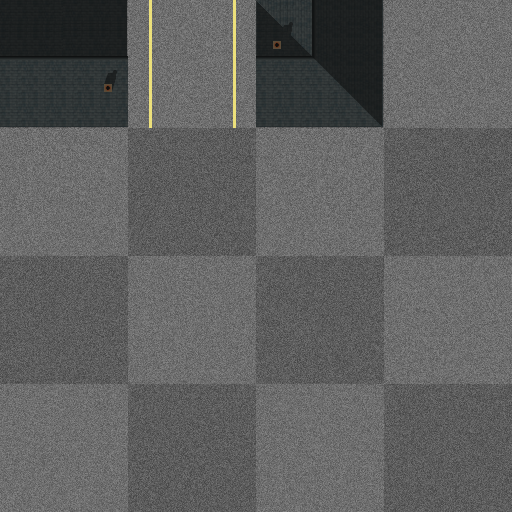
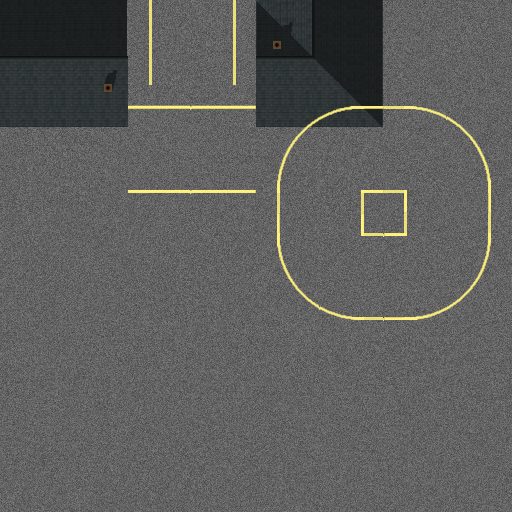
Revision of a layered w=512, h=512 image; what changed, layer by layer:
"StreetMarking": opacity 87% → 100%, painted on it over [128, 0, 492, 321]
hid "New Layer" over [0, 0, 512, 512]
